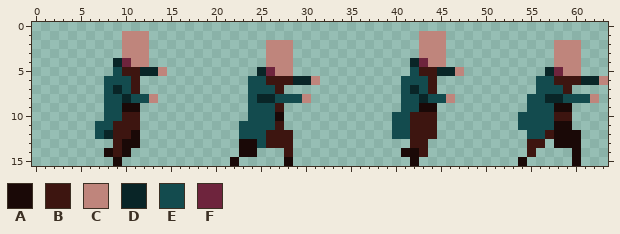
File history of a pixel-art sprite, core/assets/pro-simple-push.png. The picture above was drawn from the file before the commit.
The file is 64x16 pixels.
Palette (. is transparent): A #1a0907  B #3d1510  C #bf857c  D #092527  E #134b4e  F #6e243d
Pixels before, first column x 7:
 1 ...CCC..............................CCC..................
 2 ...CCC.............CCC..............CCC............CCC...
 3 ...CCC.............CCC..............CCC............CCC...
 4 ..DFCC.............CCC.............DFCC............CCC...
 5 ..EBBDDC..........DFCC.............EBBDDC.........DFCC...
 6 .EEEB............EEBBBDDC.........EEEB...........EEBBBDDC
 7 .EDEB............EEEB.............EDEB...........EEEB....
 8 .EEDEEC..........EDDEEEC..........EEDEEC........EEDDEEEC.
 9 .EEAA............EEEB.............EEAA..........EEEAA....
10 .EEBB............EEEA............EEBBB.........EEEEBB....
11 EEBBB...........EEEEB............EEBBB.........EEEEAA....
12 EDBBA...........EEEBBB...........EEBBB..........EEBAAA...
13 ..BAA...........AAEBBB.............BB...........BB.AAA...
14 .ABA............AA...B............AAB...........B....A...
15 ..A............A.....A.............A...........A.....A...
Once edited:
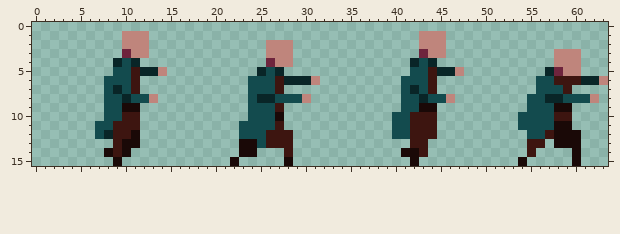
Commit message: added old man in simple style and smol fixes
Difference:
{"y":2,"x":58,"old":"CCC","new":"..."}
{"y":3,"x":10,"old":"C","new":"F"}
{"y":3,"x":43,"old":"C","new":"F"}
{"y":4,"x":10,"old":"FCC","new":"ED."}
{"y":4,"x":26,"old":"C","new":"F"}
{"y":4,"x":43,"old":"FCC","new":"ED."}
{"y":5,"x":10,"old":"B","new":"E"}
{"y":5,"x":26,"old":"FCC","new":"ED."}
{"y":5,"x":43,"old":"B","new":"E"}
{"y":6,"x":26,"old":"B","new":"E"}
{"y":6,"x":28,"old":"B","new":"D"}
{"label":"erased","picture_box":[554,40,581,49]}
{"label":"changed","picture_box":[122,49,149,76]}
{"label":"changed","picture_box":[419,49,446,76]}
{"label":"changed","picture_box":[266,58,293,85]}
